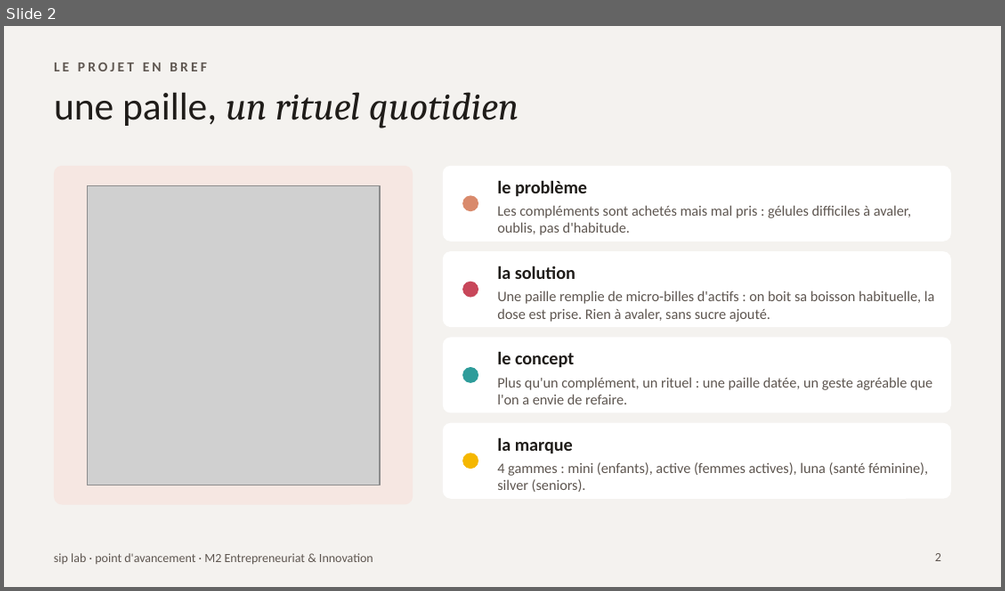
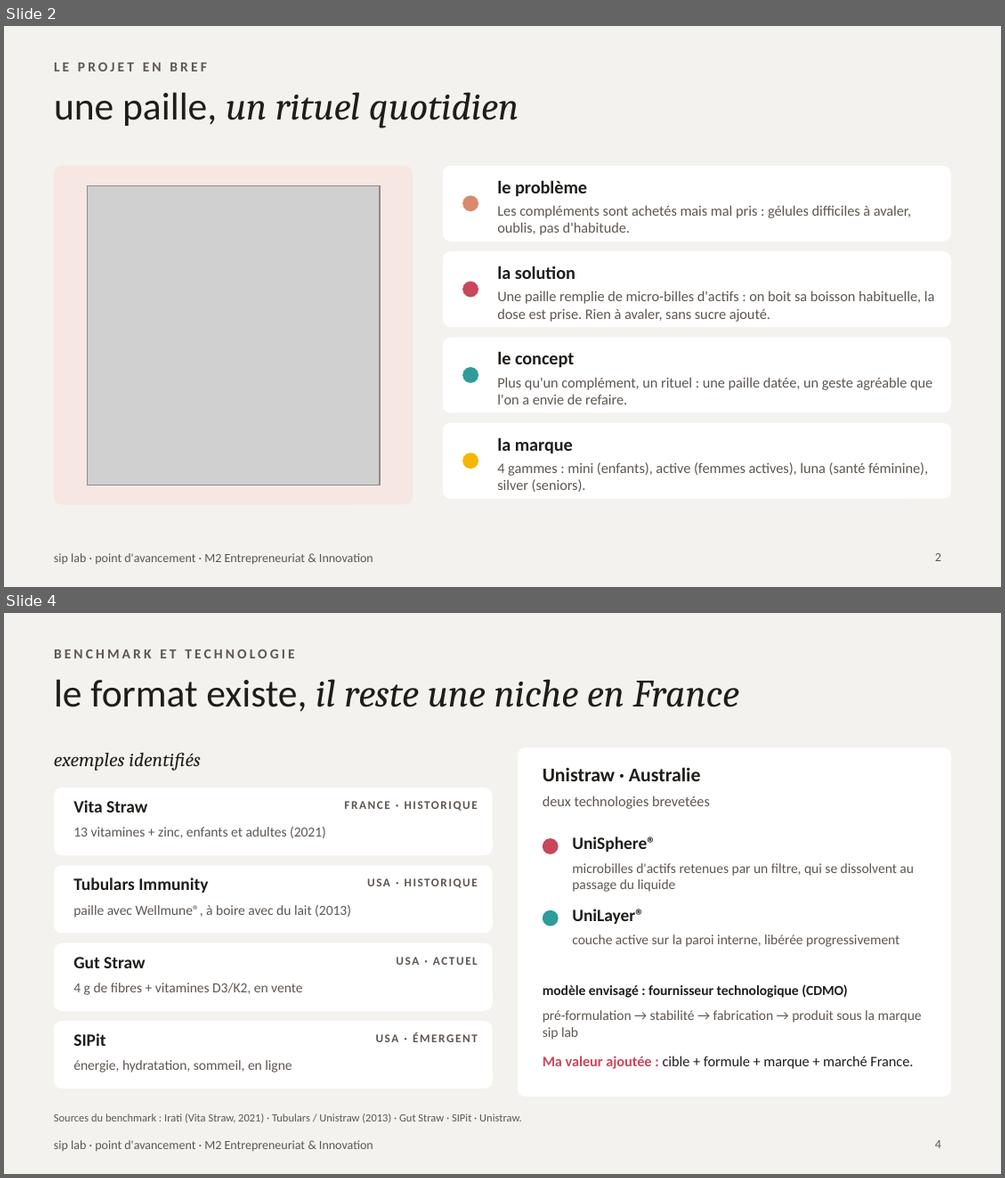
Before and after one commit to nisrine-max/mon-sitee, a slide deck: pitch/siplab-point-avancement-FR.pptx. Shown one above the other, each under a label of ours: slide 2 before the commit, slides 2 and 4 after it; the slides between them are not shown. The pictures are 1005x591 and 1005x1178 pixels, drawn with LibreOffice and Linux fonts; fonts in the diff are those of the drawing; grey boxes stand for pictures. Boxes give left, top, right and bottom in pixels: in the first picture for what was removed or moved away, otherwise in the second. Text is boxed around its words. In the diff, an @@ line names an element or a change of style, - is before the commit and + after.

```diff
--- a/pitch/siplab-point-avancement-FR.pptx
+++ b/pitch/siplab-point-avancement-FR.pptx
@@ slide 4 added at (x1=4, y1=613, x2=1001, y2=1174), background #F4F2EF; not listed: 1 template element that a slide beside it also shows @@
@@ text added at (x1=54, y1=649, x2=294, y2=658), 10 pt, text #5E5650, bold @@
+BENCHMARK ET TECHNOLOGIE
@@ title added at (x1=54, y1=679, x2=739, y2=712), 28 pt, text #1F1C19, italic @@
+le format existe, il reste une niche en France
@@ text added at (x1=54, y1=753, x2=201, y2=771), 14 pt, text #1F1C19, italic @@
+exemples identifiés
@@ rounded rectangle added at (x1=518, y1=747, x2=951, y2=1096), fill #FFFFFF @@
@@ text added at (x1=542, y1=767, x2=701, y2=781), 14 pt, text #1F1C19, bold @@
+Unistraw · Australie
@@ rounded rectangle added at (x1=54, y1=787, x2=493, y2=855), fill #FFFFFF @@
@@ text added at (x1=263, y1=797, x2=477, y2=822), 8.5 pt, text #5E5650, bold @@
+FRANCE · HISTORIQUE
@@ text added at (x1=542, y1=795, x2=710, y2=809), 10.5 pt, text #5E5650 @@
+deux technologies brevetées
@@ text added at (x1=73, y1=800, x2=147, y2=812), 12.5 pt, text #1F1C19, bold @@
+Vita Straw
@@ text added at (x1=73, y1=827, x2=326, y2=838), 10 pt, text #5E5650 @@
+13 vitamines + zinc, enfants et adultes (2021)
@@ ellipse added at (x1=542, y1=838, x2=558, y2=854), fill #C8475A @@
@@ text added at (x1=572, y1=836, x2=655, y2=852), 12.5 pt, text #1F1C19, bold @@
+UniSphere®
@@ rounded rectangle added at (x1=54, y1=865, x2=493, y2=933), fill #FFFFFF @@
@@ text added at (x1=73, y1=877, x2=208, y2=892), 12.5 pt, text #1F1C19, bold @@
+Tubulars Immunity
@@ text added at (x1=263, y1=876, x2=477, y2=900), 8.5 pt, text #5E5650, bold @@
+USA · HISTORIQUE
@@ text added at (x1=572, y1=863, x2=914, y2=892), 10 pt, text #5E5650 @@
+microbilles d'actifs retenues par un filtre, qui se dissolvent au passage du liquide
@@ text added at (x1=73, y1=905, x2=351, y2=917), 10 pt, text #5E5650 @@
+paille avec Wellmune®, à boire avec du lait (2013)
@@ ellipse added at (x1=542, y1=910, x2=558, y2=926), fill #2E9C9A @@
@@ text added at (x1=572, y1=908, x2=644, y2=924), 12.5 pt, text #1F1C19, bold @@
+UniLayer®
@@ rounded rectangle added at (x1=54, y1=943, x2=493, y2=1011), fill #FFFFFF @@
@@ text added at (x1=73, y1=957, x2=145, y2=968), 12.5 pt, text #1F1C19, bold @@
+Gut Straw
@@ text added at (x1=396, y1=957, x2=477, y2=965), 8.5 pt, text #5E5650, bold @@
+USA · ACTUEL
@@ text added at (x1=572, y1=934, x2=899, y2=947), 10 pt, text #5E5650 @@
+couche active sur la paroi interne, libérée progressivement
@@ text added at (x1=73, y1=982, x2=302, y2=995), 10 pt, text #5E5650 @@
+4 g de fibres + vitamines D3/K2, en vente
@@ text added at (x1=542, y1=984, x2=847, y2=997), 10 pt, text #1F1C19, bold @@
+modèle envisagé : fournisseur technologique (CDMO)
@@ text added at (x1=542, y1=1010, x2=922, y2=1039), 10 pt, text #5E5650 @@
+pré-formulation → stabilité → fabrication → produit sous la marque sip lab
@@ rounded rectangle added at (x1=54, y1=1021, x2=493, y2=1088), fill #FFFFFF @@
@@ text added at (x1=73, y1=1033, x2=105, y2=1046), 12.5 pt, text #1F1C19, bold @@
+SIPit
@@ text added at (x1=376, y1=1032, x2=477, y2=1042), 8.5 pt, text #5E5650, bold @@
+USA · ÉMERGENT
@@ text added at (x1=73, y1=1060, x2=291, y2=1072), 10 pt, text #5E5650 @@
+énergie, hydratation, sommeil, en ligne
@@ text added at (x1=542, y1=1055, x2=913, y2=1069), 10.5 pt, text #1F1C19 @@
+Ma valeur ajoutée : cible + formule + marque + marché France.
@@ text added at (x1=54, y1=1113, x2=522, y2=1123), 8 pt, text #5E5650 @@
+Sources du benchmark : Irati (Vita Straw, 2021) · Tubulars / Unistraw (2013) · Gut Straw · SIPit · Unistraw.
@@ page number added at (x1=935, y1=1140, x2=941, y2=1148), 9 pt, text #5E5650 @@
+4
```
Also in this commit, not shown: 7 slides changed, 2 other slides added, 1 slide removed.
